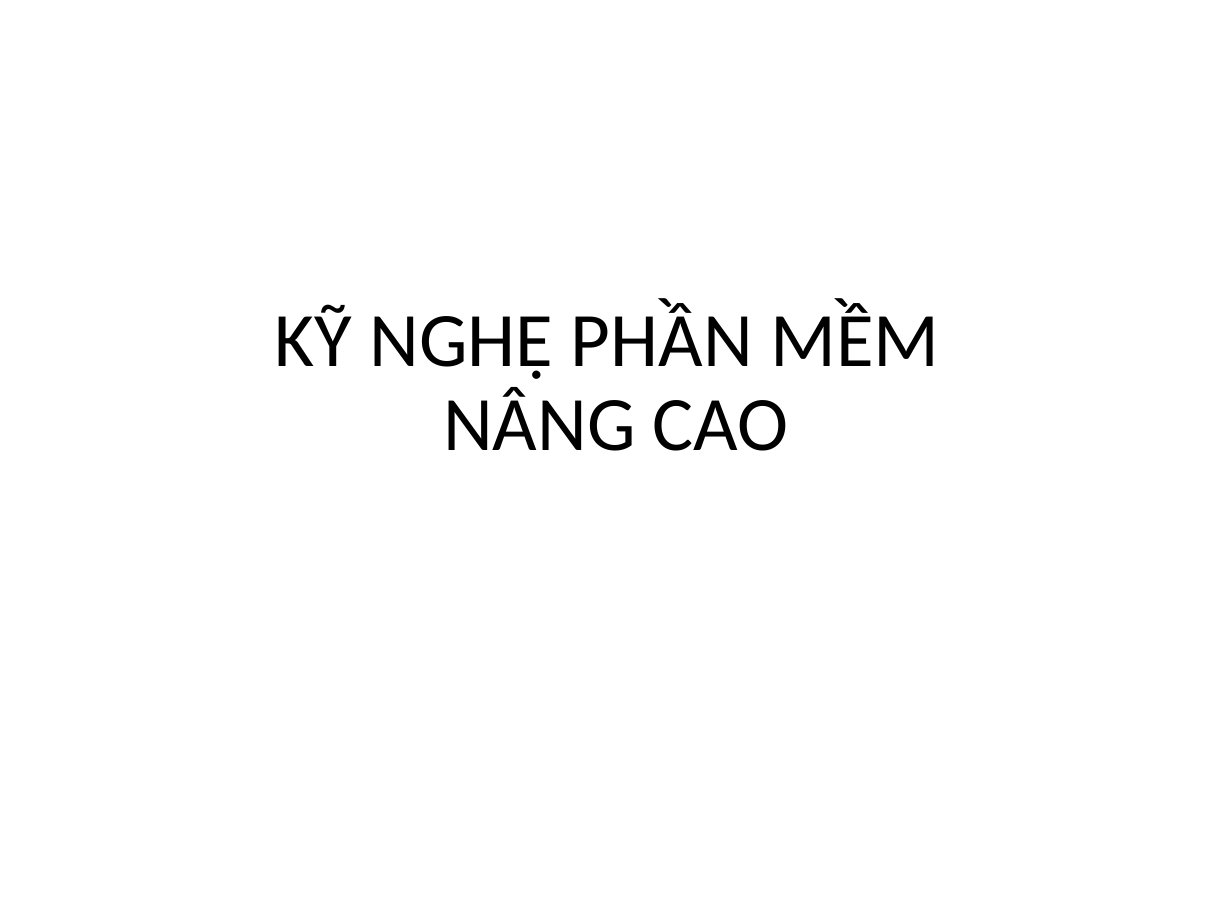
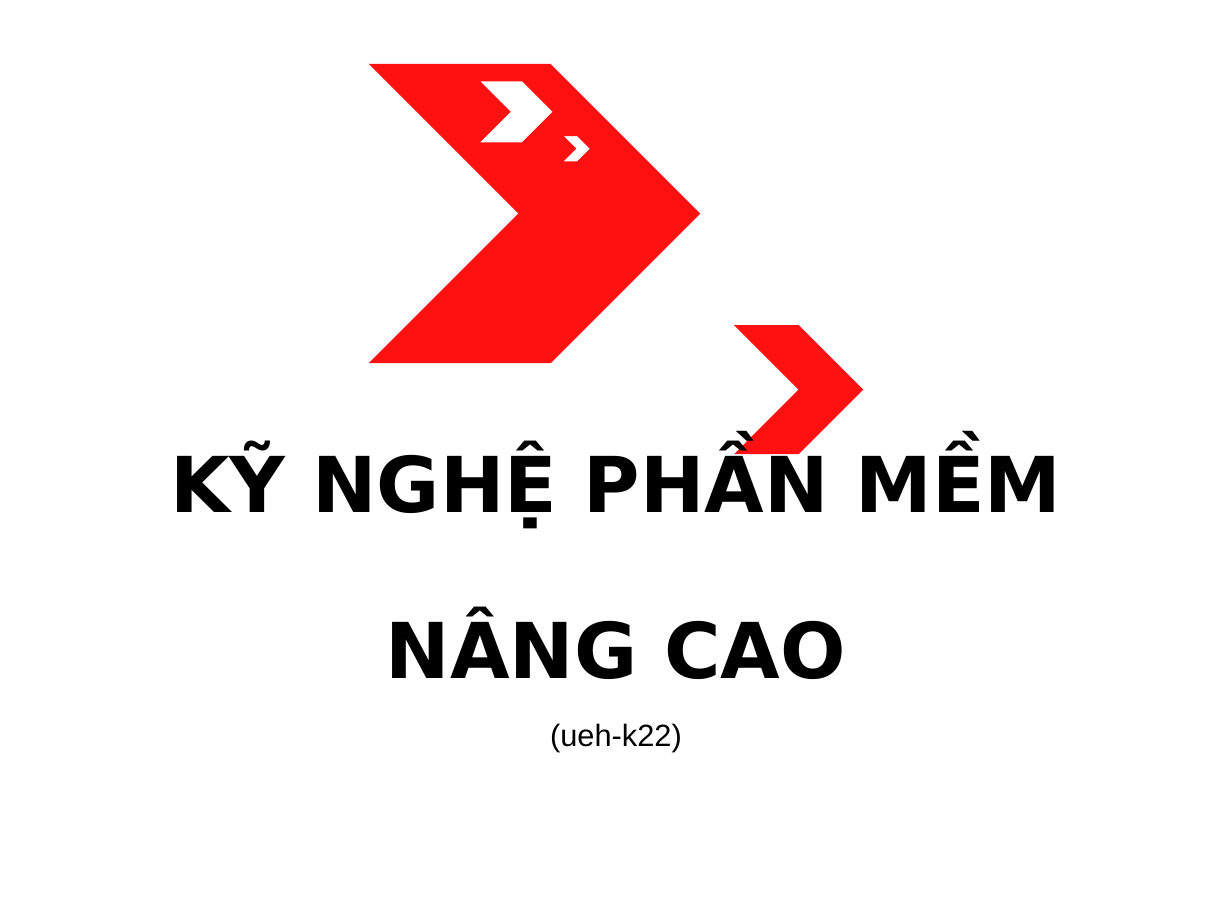
Before and after one commit to riverspart/uet-adv-sw-engineering, a slide deck: slide 1 of slide/dev/chapter_1/slide.pptx. Drawn at 1232x924 pixels with LibreOffice and Linux fonts; fonts in the diff are those of the drawing. Boxes give left, top, right and bottom in pixels: in the first picture for what was removed or moved away, otherwise in the second. Text is boxed around its words. In the diff, an @@ line names an element or a change of style, - is before the commit and + after.

Commit message:
Update slide style
- Update slide style
- Add slide for terms

```diff
--- a/slide/dev/chapter_1/slide.pptx
+++ b/slide/dev/chapter_1/slide.pptx
@@ group added at (368, 64, 864, 455): 4 chevrons @@
@@ title "KỸ NGHỆ PHẦN MỀM NÂNG ...": place and size @@
-title "KỸ NGHỆ PHẦN MỀM NÂNG ..." at (275, 303, 939, 451)
+title "KỸ NGHỆ PHẦN MỀM NÂNG ..." at (170, 450, 1061, 679)
@@ title "KỸ NGHỆ PHẦN MỀM NÂNG ..." at (170, 450, 1061, 679): font Calibri to DejaVu Sans, bold on @@
@@ subtitle added at (550, 723, 682, 752), 18 pt, text #000000 @@
+(ueh-k22)
```
Also in this commit, not shown: 2 slides added.
